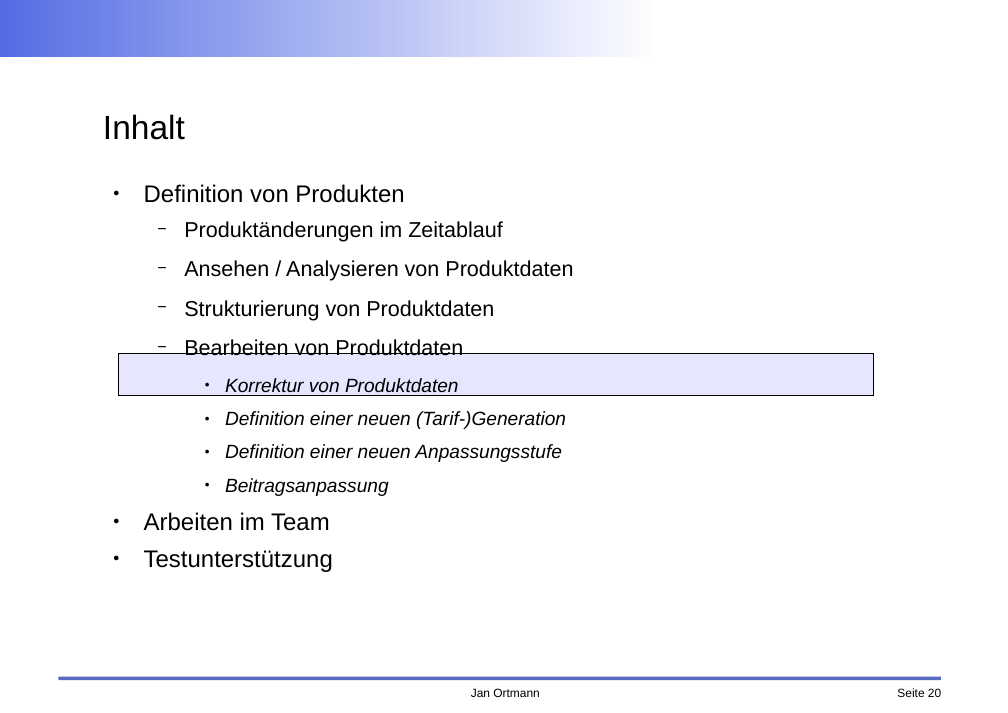
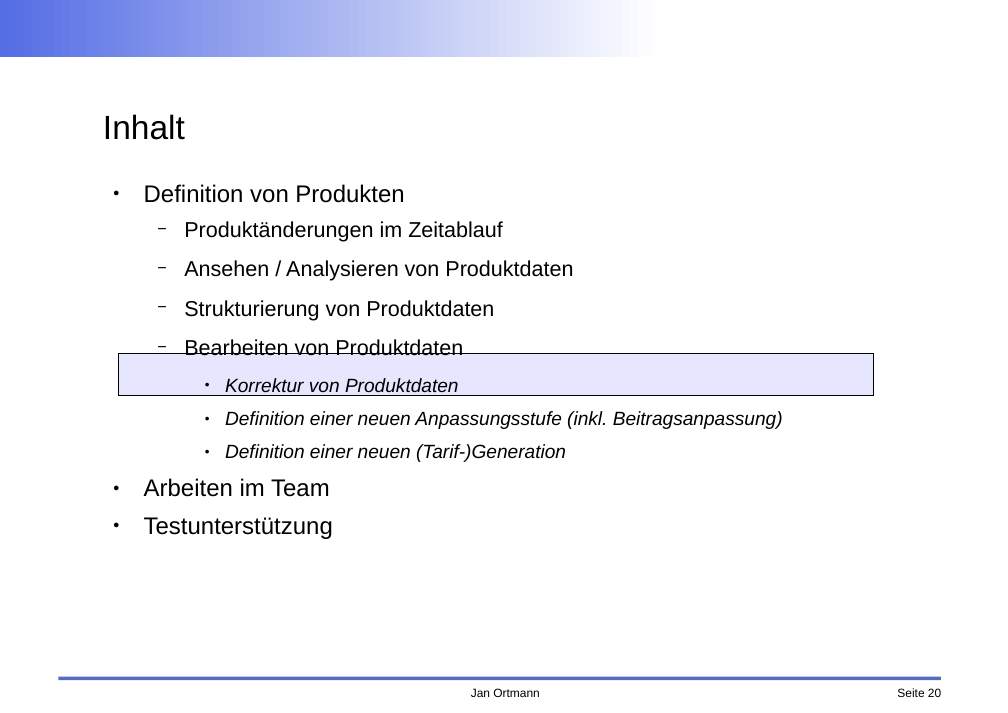
Before and after one commit to faktorips/faktorips.base, a slide deck: slide 20 of org.faktorips.doc/schulung/fachabteilung/FaktorIPS-Schulung FA Produktdefinition.odp. Drawn at 1008x713 pixels with LibreOffice and Linux fonts; fonts in the diff are those of the drawing; background and template pictures are left out. Boxes give left, top, right and bottom in pixels: in the first picture for what was removed or moved away, otherwise in the second. Text is boxed around its words. In the diff, an @@ line names an element or a change of style, - is before the commit and + after.

```diff
--- a/org.faktorips.doc/schulung/fachabteilung/FaktorIPS-Schulung FA Produktdefinition.odp
+++ b/org.faktorips.doc/schulung/fachabteilung/FaktorIPS-Schulung FA Produktdefinition.odp
@@ text at (x1=225, y1=411, x2=783, y2=429): paragraph added @@
+    ● Definition einer neuen Anpassungsstufe (inkl. Beitragsanpassung)
@@ text at (x1=225, y1=444, x2=562, y2=496): paragraphs removed @@
-    ● Definition einer neuen Anpassungsstufe
-    ● Beitragsanpassung
```
Also in this commit, not shown: 7 other slides changed, 3 slides added, 1 slide removed, 13 other files.
